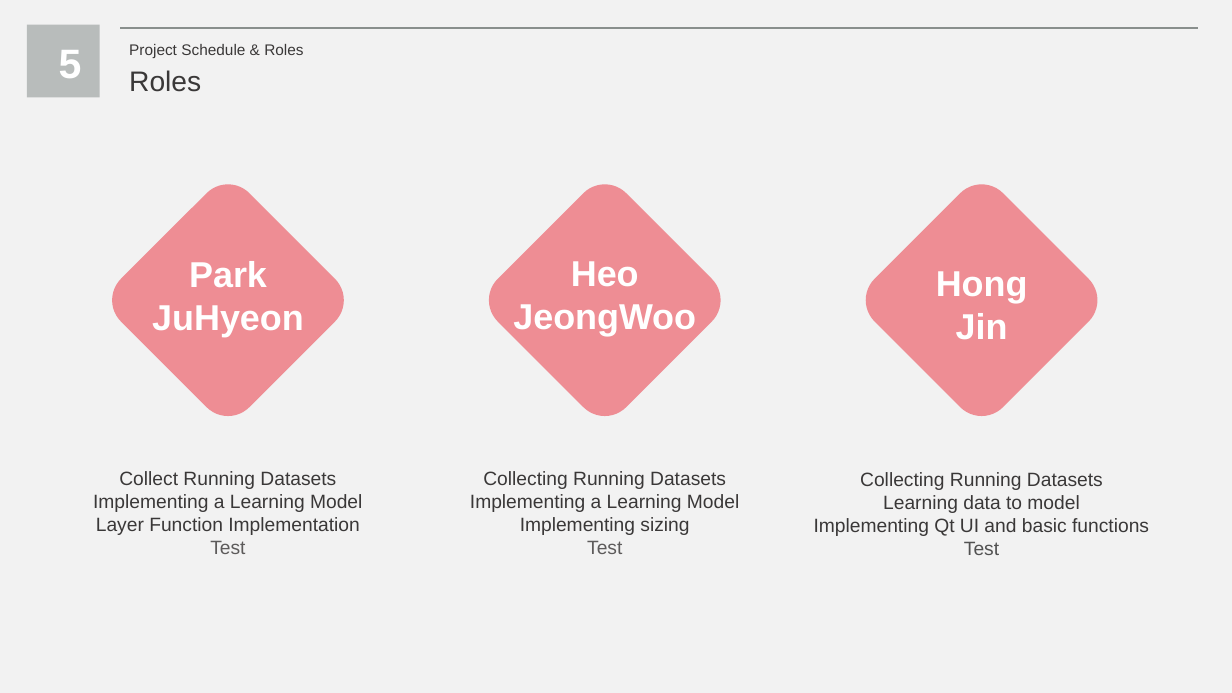
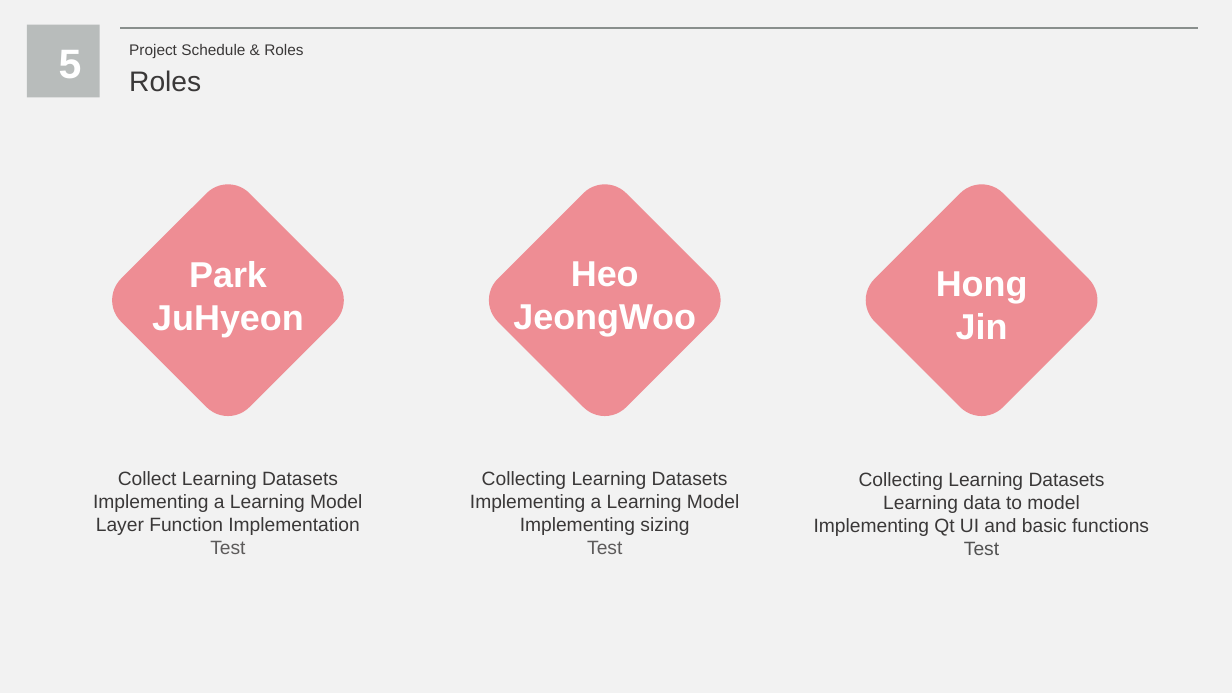
Before and after one commit to smoothie316/Docs, a slide deck: slide 18 of Weekly Presentation/Capstone Design 2nd Presentation.pptx. Drawn at 1232x693 pixels with LibreOffice and Linux fonts; fonts in the diff are those of the drawing. Boxes give left, top, right and bottom in pixels: in the first picture for what was removed or moved away, otherwise in the second. Text is boxed around its words. In the diff, an @@ line names an element or a change of style, - is before the commit and + after.

```diff
--- a/Weekly Presentation/Capstone Design 2nd Presentation.pptx
+++ b/Weekly Presentation/Capstone Design 2nd Presentation.pptx
@@ text at box(118, 471, 338, 489): text changed @@
-Collect Running Datasets
+Collect Learning Datasets
@@ text at box(482, 471, 728, 489): text changed @@
-Collecting Running Datasets
+Collecting Learning Datasets
@@ text at box(859, 472, 1105, 490): text changed @@
-Collecting Running Datasets
+Collecting Learning Datasets
```
